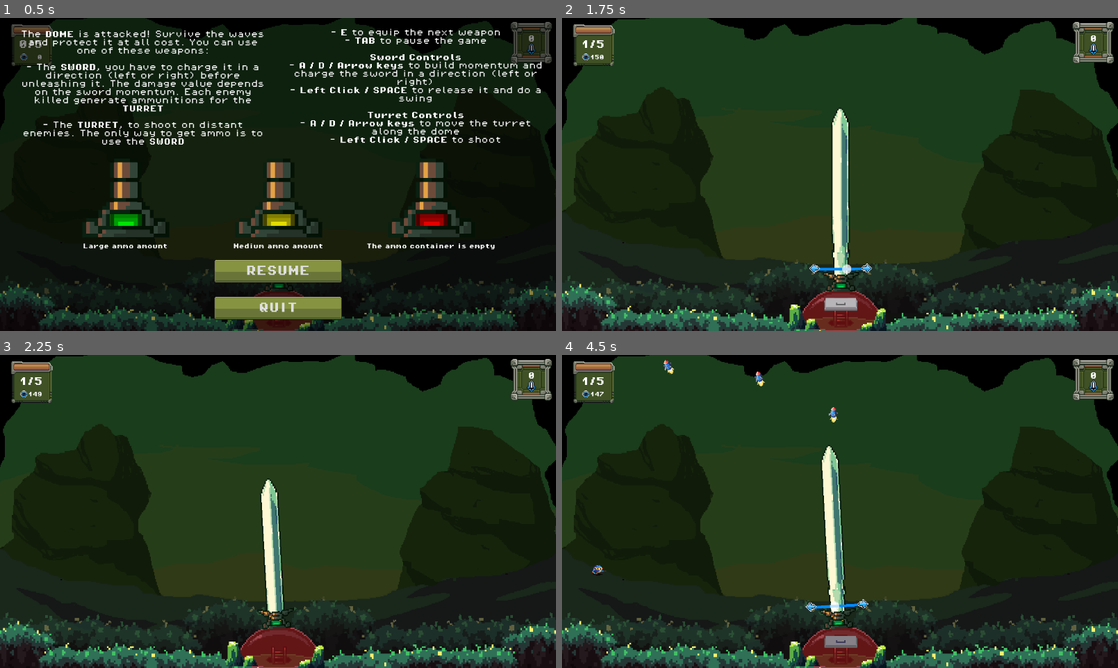
Above: before the commit, frames 1-4 (two rows, left to right).
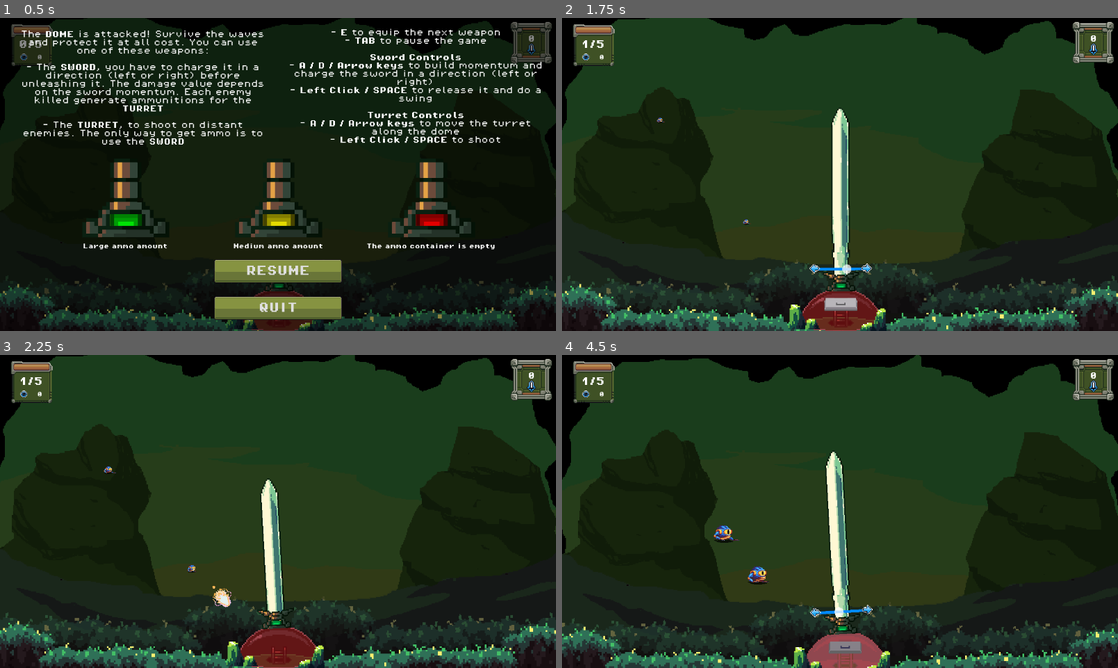
Above: after the commit, the same moments.

Repository: antoinenisoli/DomeSword_GWJ_2025
Game: Godot game, scene res://scenes/levels/game.tscn
The game is run twice, just before and just after one commit, with the same random seed, the same clock (stepped at 60 frames per second) and the same inputs.
Inputs (mouse positions are in pixels of both pictures, inside the frame that each line leads up to):
- Up to frame 1 (0.5 s): no input
- Up to frame 2 (1.75 s): click "RESUME" at 0.5 s; move the mouse to (962, 158) at 1.27 s; press the mouse at (962, 158) at 1.28 s; hold Right (move_right) from 1.28 s (still down)
- Up to frame 3 (2.25 s): move the mouse to (166, 527) at 2.02 s; release Right (move_right) at 2.03 s; release the mouse at (166, 527) at 2.03 s; hold Left (move_left) from 2.03 s (still down); tap E (switch_weapon) at 2.1 s
- Up to frame 4 (4.5 s): move the mouse to (895, 442) at 2.77 s; release Left (move_left) at 2.78 s; press the mouse at (895, 442) at 2.78 s; hold Right (move_right) 2.78-4.28 s; move the mouse to (812, 574) at 3.52 s; release the mouse at (812, 574) at 3.53 s; tap E (switch_weapon) at 3.6 s; move the mouse to (1006, 558) at 4.27 s; press the mouse at (1006, 558) at 4.28 s; hold Left (move_left) from 4.28 s (still down)

Frame 1 is identical in both runs. In frame 2, less than 0.1% of the frame differs, in the area x 5-34%, y 11-66%; in frame 3, 0.2%; in frame 4, 13%, in the area x 0-100%, y 0-100%.

Commit message:
steering script

Diff:
--- a/scenes/bullets/bullet1.tscn
+++ b/scenes/bullets/bullet1.tscn
@@ -42,21 +42,21 @@
 [sub_resource type="CircleShape2D" id="CircleShape2D_mkf8s"]
 radius = 13.038404
 
-[node name="bullet1" type="Area2D"]
+[node name="bullet1" type="Area2D" unique_id=337019647]
 script = ExtResource("1_srhyf")
-speed = 500.0
+speed = 300.0
 
-[node name="AnimatedSprite2D" type="AnimatedSprite2D" parent="."]
+[node name="AnimatedSprite2D" type="AnimatedSprite2D" parent="." unique_id=1080042445]
 position = Vector2(16, 0)
 sprite_frames = SubResource("SpriteFrames_tamys")
 autoplay = "default"
 frame_progress = 0.7859252
 
-[node name="CollisionShape2D" type="CollisionShape2D" parent="."]
+[node name="CollisionShape2D" type="CollisionShape2D" parent="." unique_id=167539933]
 position = Vector2(27, 0)
 shape = SubResource("CircleShape2D_mkf8s")
 
-[node name="VisibleOnScreenNotifier2D" type="VisibleOnScreenNotifier2D" parent="."]
+[node name="VisibleOnScreenNotifier2D" type="VisibleOnScreenNotifier2D" parent="." unique_id=1560008600]
 rect = Rect2(0, -16, 40, 32)
 
 [connection signal="body_entered" from="." to="." method="_on_body_entered"]
--- a/scenes/bullets/bullet2.tscn
+++ b/scenes/bullets/bullet2.tscn
@@ -98,22 +98,22 @@
 [sub_resource type="CircleShape2D" id="CircleShape2D_mkf8s"]
 radius = 13.038404
 
-[node name="bullet2" type="Area2D"]
+[node name="bullet2" type="Area2D" unique_id=1650528514]
 scale = Vector2(0.5, 0.5)
 script = ExtResource("1_ugqgl")
-speed = 250.0
+speed = 500.0
 
-[node name="AnimatedSprite2D" type="AnimatedSprite2D" parent="."]
+[node name="AnimatedSprite2D" type="AnimatedSprite2D" parent="." unique_id=2048595265]
 position = Vector2(24, 0)
 sprite_frames = SubResource("SpriteFrames_tamys")
 autoplay = "default"
 frame_progress = 0.64428675
 
-[node name="CollisionShape2D" type="CollisionShape2D" parent="."]
+[node name="CollisionShape2D" type="CollisionShape2D" parent="." unique_id=412339428]
 position = Vector2(35, 1)
 shape = SubResource("CircleShape2D_mkf8s")
 
-[node name="VisibleOnScreenNotifier2D" type="VisibleOnScreenNotifier2D" parent="."]
+[node name="VisibleOnScreenNotifier2D" type="VisibleOnScreenNotifier2D" parent="." unique_id=793316031]
 position = Vector2(9, 0)
 rect = Rect2(0, -16, 40, 32)
 
--- a/scenes/entities/enemies/fly_enemy.tscn
+++ b/scenes/entities/enemies/fly_enemy.tscn
@@ -9,7 +9,7 @@
 [sub_resource type="Resource" id="Resource_jr1g6"]
 resource_local_to_scene = true
 script = ExtResource("3_xe7in")
-max_hp = 15
+max_hp = 6
 metadata/_custom_type_script = "uid://ckfsoeqxbgpdo"
 
 [sub_resource type="CircleShape2D" id="CircleShape2D_4ra3w"]
@@ -244,7 +244,7 @@
 &"death_jump": SubResource("Animation_jr1g6")
 }
 
-[node name="Fly" type="RigidBody2D" node_paths=PackedStringArray("enemy", "push_cooldown") groups=["Enemies"]]
+[node name="Fly" type="RigidBody2D" unique_id=461512460 node_paths=PackedStringArray("enemy", "push_cooldown") groups=["Enemies"]]
 gravity_scale = 0.0
 lock_rotation = true
 script = ExtResource("1_hucf0")
@@ -253,7 +253,7 @@
 enemy = NodePath("Entity")
 push_cooldown = NodePath("pushedCooldown")
 
-[node name="Entity" type="Node2D" parent="." node_paths=PackedStringArray("_shooting", "anim", "sprite") groups=["Enemies"]]
+[node name="Entity" type="Node2D" parent="." unique_id=1858895915 node_paths=PackedStringArray("_shooting", "anim", "sprite") groups=["Enemies"]]
 script = ExtResource("2_wdgjv")
 _shooting = NodePath("../shoot")
 anim = NodePath("../AnimationPlayer")
@@ -264,28 +264,26 @@
 sprite = NodePath("../CollisionShape2D/AnimatedSprite2D")
 hitColor = Color(4.6165767, 0, 0, 1)
 
-[node name="CollisionShape2D" type="CollisionShape2D" parent="."]
+[node name="CollisionShape2D" type="CollisionShape2D" parent="." unique_id=1152108392]
 scale = Vector2(1.5, 1.5)
 shape = SubResource("CircleShape2D_4ra3w")
 
-[node name="AnimatedSprite2D" type="AnimatedSprite2D" parent="CollisionShape2D"]
+[node name="AnimatedSprite2D" type="AnimatedSprite2D" parent="CollisionShape2D" unique_id=701568545]
 sprite_frames = SubResource("SpriteFrames_md0e3")
 animation = &"move"
 autoplay = "idle"
 frame_progress = 0.55155116
 
-[node name="shoot" parent="." instance=ExtResource("5_1uv0x")]
+[node name="shoot" parent="." unique_id=1887724282 instance=ExtResource("5_1uv0x")]
 position = Vector2(8.5, -1)
 shoot_rate = 1.0
 
-[node name="pushedCooldown" type="Timer" parent="."]
+[node name="pushedCooldown" type="Timer" parent="." unique_id=982569780]
 one_shot = true
 
-[node name="AnimationPlayer" type="AnimationPlayer" parent="."]
+[node name="AnimationPlayer" type="AnimationPlayer" parent="." unique_id=495114900]
 process_mode = 3
-libraries = {
-&"": SubResource("AnimationLibrary_4fpkd")
-}
+libraries/ = SubResource("AnimationLibrary_4fpkd")
 speed_scale = 2.0
 
 [connection signal="damage_taken" from="Entity" to="Entity" method="_on_damage_taken"]
--- a/scenes/entities/enemies/frog_enemy.tscn
+++ b/scenes/entities/enemies/frog_enemy.tscn
@@ -1,10 +1,11 @@
-[gd_scene load_steps=36 format=3 uid="uid://byxfdf0x8un4k"]
+[gd_scene format=3 uid="uid://byxfdf0x8un4k"]
 
 [ext_resource type="Script" uid="uid://cpdgxp65xk74c" path="res://scripts/Entities/follow.gd" id="1_nwdrs"]
 [ext_resource type="Script" uid="uid://ci8pvrmrt3e2s" path="res://scripts/Entities/Enemies/enemy.gd" id="2_v8emy"]
 [ext_resource type="Script" uid="uid://ckfsoeqxbgpdo" path="res://scripts/Entities/Health.gd" id="3_48xsq"]
 [ext_resource type="Texture2D" uid="uid://c8sky4a6sdifx" path="res://assets/sprites/enemies/frog.png" id="4_56ym0"]
 [ext_resource type="PackedScene" uid="uid://cdxn5allwtq1u" path="res://scenes/weapons/shoot.tscn" id="5_wn8hl"]
+[ext_resource type="Script" uid="uid://kens40yobl2d" path="res://scripts/Entities/steering.gd" id="6_wmmkl"]
 
 [sub_resource type="Resource" id="Resource_jr1g6"]
 resource_local_to_scene = true
@@ -300,7 +301,7 @@
 &"death_jump": SubResource("Animation_jr1g6")
 }
 
-[node name="Frog" type="RigidBody2D" node_paths=PackedStringArray("enemy", "push_cooldown") groups=["Enemies"]]
+[node name="Frog" type="RigidBody2D" unique_id=1267947820 node_paths=PackedStringArray("enemy", "push_cooldown") groups=["Enemies"]]
 gravity_scale = 0.0
 lock_rotation = true
 script = ExtResource("1_nwdrs")
@@ -309,7 +310,7 @@
 enemy = NodePath("Frog_Entity")
 push_cooldown = NodePath("pushedCooldown")
 
-[node name="Frog_Entity" type="Node2D" parent="." node_paths=PackedStringArray("_shooting", "shadow", "anim", "sprite") groups=["Enemies"]]
+[node name="Frog_Entity" type="Node2D" parent="." unique_id=1208964928 node_paths=PackedStringArray("_shooting", "shadow", "anim", "sprite") groups=["Enemies"]]
 script = ExtResource("2_v8emy")
 _shooting = NodePath("../shoot")
 shadow = NodePath("../CollisionShape2D/AnimatedSprite2D/shadow")
@@ -320,16 +321,16 @@
 sprite = NodePath("../CollisionShape2D/AnimatedSprite2D")
 hitColor = Color(4.6165767, 0, 0, 1)
 
-[node name="CollisionShape2D" type="CollisionShape2D" parent="."]
+[node name="CollisionShape2D" type="CollisionShape2D" parent="." unique_id=1005446407]
 shape = SubResource("CircleShape2D_4ra3w")
 
-[node name="AnimatedSprite2D" type="AnimatedSprite2D" parent="CollisionShape2D"]
+[node name="AnimatedSprite2D" type="AnimatedSprite2D" parent="CollisionShape2D" unique_id=1100475056]
 sprite_frames = SubResource("SpriteFrames_md0e3")
 animation = &"idle"
 autoplay = "idle"
 frame_progress = 0.47324473
 
-[node name="shadow" type="Sprite2D" parent="CollisionShape2D/AnimatedSprite2D"]
+[node name="shadow" type="Sprite2D" parent="CollisionShape2D/AnimatedSprite2D" unique_id=1132426134]
 self_modulate = Color(0, 0, 0, 0.7254902)
 z_index = -1
 position = Vector2(-1, 18)
@@ -339,20 +340,40 @@
 region_enabled = true
 region_rect = Rect2(12.333119, 34.769592, 44.502964, 32.977043)
 
-[node name="shoot" parent="." instance=ExtResource("5_wn8hl")]
+[node name="shoot" parent="." unique_id=1751916681 instance=ExtResource("5_wn8hl")]
 position = Vector2(8.5, -1)
 shoot_rate = 2.0
 
-[node name="pushedCooldown" type="Timer" parent="."]
+[node name="pushedCooldown" type="Timer" parent="." unique_id=1245951061]
 one_shot = true
 
-[node name="AnimationPlayer" type="AnimationPlayer" parent="."]
+[node name="AnimationPlayer" type="AnimationPlayer" parent="." unique_id=1524038203]
 process_mode = 3
-libraries = {
-&"": SubResource("AnimationLibrary_4fpkd")
-}
+libraries/ = SubResource("AnimationLibrary_4fpkd")
 speed_scale = 2.0
 
+[node name="Steering" type="Node2D" parent="." unique_id=1949269131 node_paths=PackedStringArray("collision_ray", "avoidance_ray", "line", "body")]
+script = ExtResource("6_wmmkl")
+collision_ray = NodePath("RayCast2D")
+avoidance_ray = NodePath("AvoidanceRay")
+line = NodePath("ObstacleLine")
+body = NodePath("..")
+max_ahead = 150.0
+max_avoidance = 250.0
+
+[node name="RayCast2D" type="RayCast2D" parent="Steering" unique_id=1127945971]
+
+[node name="AvoidanceRay" type="RayCast2D" parent="Steering" unique_id=979331868]
+self_modulate = Color(18.892157, 0, 1.1297288, 1)
+target_position = Vector2(36, 49)
+collide_with_bodies = false
+
+[node name="ObstacleLine" type="Line2D" parent="Steering" unique_id=1476141731]
+visible = false
+points = PackedVector2Array(0, 0, 0, 0)
+width = 2.5
+default_color = Color(0.3499999, 1, 0, 1)
+
 [connection signal="damage_taken" from="Frog_Entity" to="Frog_Entity" method="_on_damage_taken"]
 
 [editable path="shoot"]
--- a/scenes/levels/game.tscn
+++ b/scenes/levels/game.tscn
@@ -1,6 +1,7 @@
 [gd_scene format=3 uid="uid://pmrhth1mkfnr"]
 
 [ext_resource type="Script" uid="uid://b3sjd2wth0hut" path="res://scripts/camera/camera_shake.gd" id="2_fojqs"]
+[ext_resource type="Script" uid="uid://ckfsoeqxbgpdo" path="res://scripts/Entities/Health.gd" id="2_yqjtg"]
 [ext_resource type="PackedScene" uid="uid://crkwkw4c7tgkv" path="res://scenes/UI/game_ui.tscn" id="5_cx7qy"]
 [ext_resource type="Script" uid="uid://bkfig22cimxdt" path="res://scripts/gameplay/spawn_manager.gd" id="6_oi2tv"]
 [ext_resource type="PackedScene" uid="uid://b2rl7rcfgc1gi" path="res://scenes/spawner.tscn" id="6_p57ef"]
@@ -15,13 +16,19 @@
 
 [sub_resource type="Resource" id="Resource_eiv1w"]
 script = ExtResource("2_fojqs")
-shake_amount = 7
+shake_amount = 15
 metadata/_custom_type_script = "uid://b3sjd2wth0hut"
 
 [sub_resource type="Resource" id="Resource_bgnkb"]
 script = ExtResource("2_fojqs")
 shake_duration = 0.3
 metadata/_custom_type_script = "uid://b3sjd2wth0hut"
+
+[sub_resource type="Resource" id="Resource_6370d"]
+resource_local_to_scene = true
+script = ExtResource("2_yqjtg")
+max_hp = 50
+metadata/_custom_type_script = "uid://ckfsoeqxbgpdo"
 
 [node name="Game" type="Node2D" unique_id=1227426491]
 
@@ -35,10 +42,12 @@
 
 [node name="Dome" parent="." unique_id=136624599 instance=ExtResource("7_7rg7d")]
 position = Vector2(1, 105)
+_health = SubResource("Resource_6370d")
 
 [node name="GameUI" parent="." unique_id=1363906567 instance=ExtResource("5_cx7qy")]
 
 [node name="SpawnManager" type="Node2D" parent="." unique_id=1678798602 node_paths=PackedStringArray("_timer", "waves")]
+process_mode = 4
 script = ExtResource("6_oi2tv")
 _timer = NodePath("Timer")
 waves = [NodePath("Spawners/EnemySpawner1"), NodePath("Spawners/EnemySpawner2"), NodePath("Spawners/EnemySpawner3"), NodePath("Spawners/EnemySpawner4"), NodePath("Spawners/EnemySpawner5")]
@@ -136,6 +145,12 @@
 texture = ExtResource("9_oi2tv")
 metadata/_edit_lock_ = true
 
+[node name="Frog" parent="." unique_id=1267947820 instance=ExtResource("8_fojqs")]
+position = Vector2(-165, -85)
+
+[node name="Frog2" parent="." unique_id=926049314 instance=ExtResource("8_fojqs")]
+position = Vector2(-296, -240)
+
 [editable path="SpawnManager/Spawners/EnemySpawner1"]
 [editable path="SpawnManager/Spawners/EnemySpawner2"]
 [editable path="SpawnManager/Spawners/EnemySpawner3"]
--- /dev/null
+++ b/scripts/Entities/steering.gd
@@ -0,0 +1,25 @@
+extends Node2D
+
+@export var collision_ray: RayCast2D
+@export var avoidance_ray: RayCast2D
+@export var line: Line2D
+@export var body: RigidBody2D
+@export var max_ahead: float = 100
+@export var max_avoidance: float = 100
+
+func avoid_obstacle(obstacle_center: Vector2):
+	print(obstacle_center)
+	line.set_point_position(1, line.to_local(obstacle_center))
+
+	var avoidance_force: Vector2 = collision_ray.target_position - obstacle_center
+	avoidance_force = avoidance_force.normalized() * max_avoidance
+	avoidance_ray.target_position = avoidance_force
+
+func _process(_delta):
+	collision_ray.target_position = body.linear_velocity.normalized() * max_ahead
+	line.set_point_position(0, Vector2(0, 0))
+
+	if collision_ray.is_colliding():
+		avoid_obstacle(collision_ray.get_collider().position)
+	else:
+		avoidance_ray.target_position = Vector2(0, 0)
--- a/scripts/gameplay/spawn_manager.gd
+++ b/scripts/gameplay/spawn_manager.gd
@@ -33,7 +33,7 @@
 	#print(index, " ", waves.size())
 
 	var current = waves[index]
-	if current.waveDone:
+	if current.waveDone || current.process_mode == ProcessMode.PROCESS_MODE_DISABLED:
 		if index + 1 == waves.size():
 			end_game()
 		else:
Not shown: 1 places in scenes/bullets/bullet1.tscn that only renumber resources
Not shown: 1 places in scenes/bullets/bullet2.tscn that only renumber resources
Not shown: 1 places in scenes/entities/enemies/fly_enemy.tscn that only renumber resources
Not shown, added: scripts/Entities/steering.gd.uid
